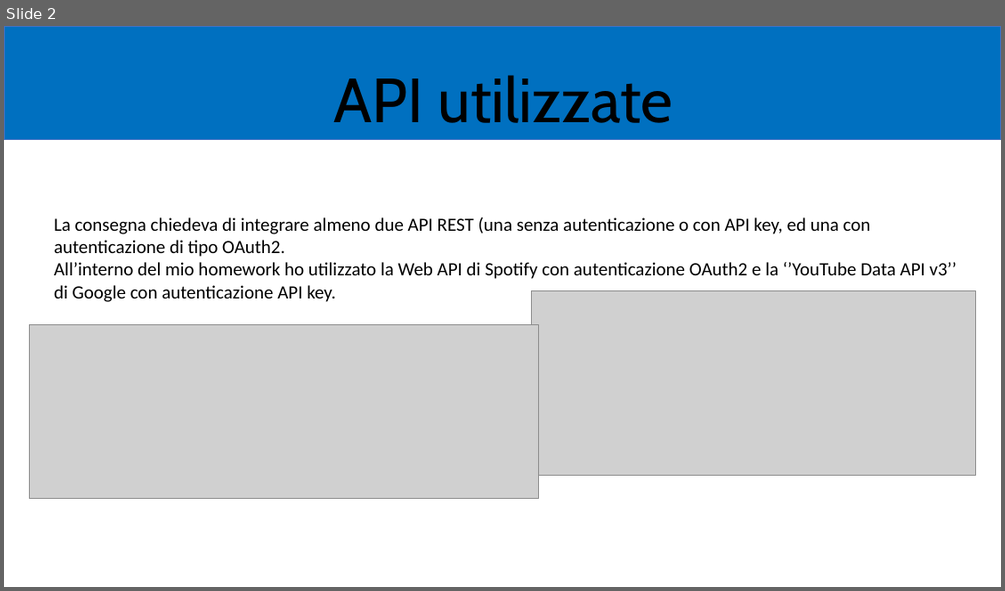
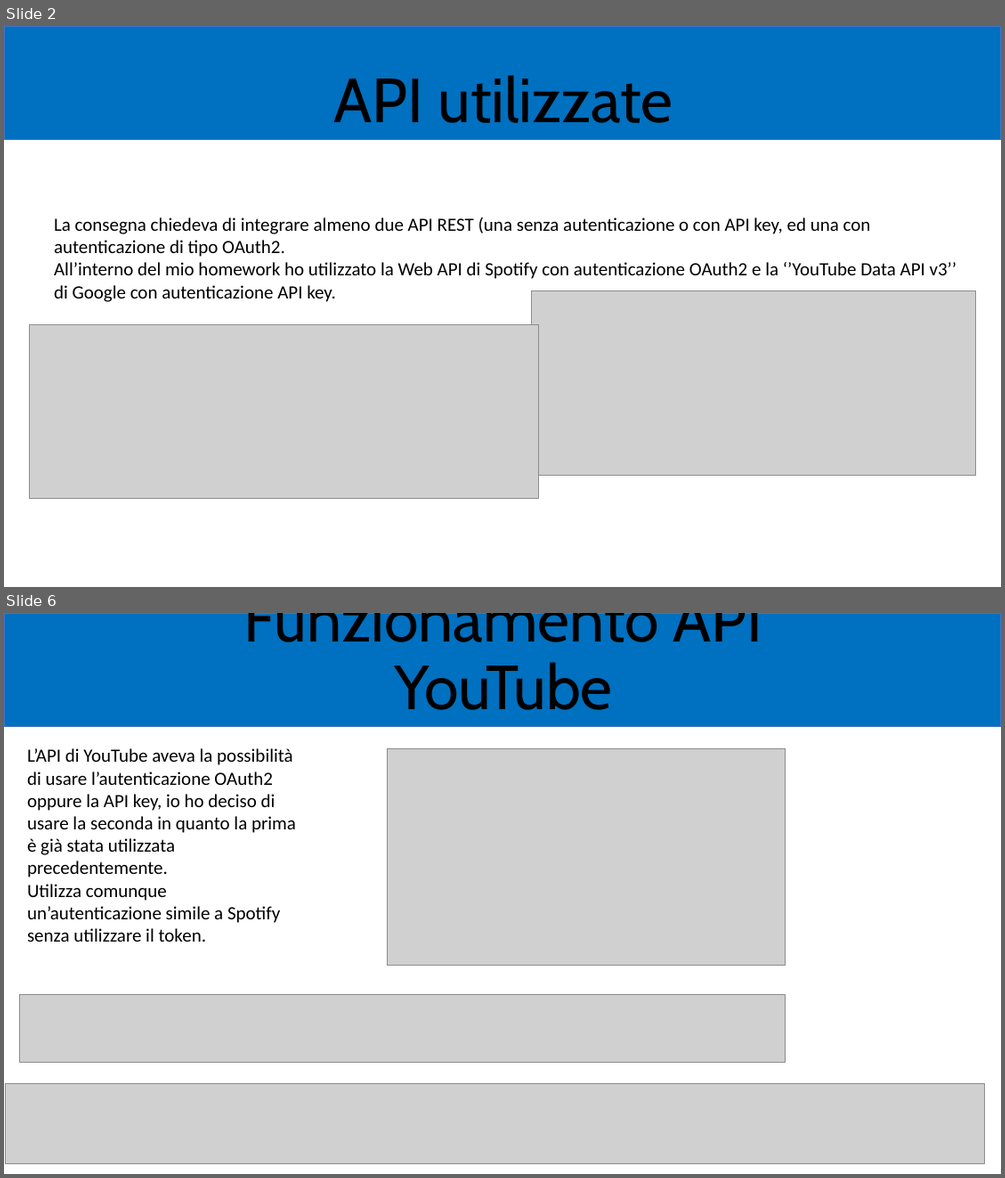
Before and after one commit to zChronoX/mhw3, a slide deck: mhw3.pptx. Shown one above the other, each under a label of ours: slide 2 before the commit, slides 2 and 6 after it; the slides between them are not shown. The pictures are 1005x591 and 1005x1178 pixels, drawn with LibreOffice and Linux fonts; fonts in the diff are those of the drawing; grey boxes stand for pictures. Boxes give left, top, right and bottom in pixels: in the first picture for what was removed or moved away, otherwise in the second. Text is boxed around its words. In the diff, an @@ line names an element or a change of style, - is before the commit and + after.

```diff
--- a/mhw3.pptx
+++ b/mhw3.pptx
@@ slide 6 added at [4,613,1001,1174], background #FFFFFF @@
@@ rectangle added at [4,613,1001,727], fill #0070C0, outline #4472C4 1 pt @@
@@ title added at [244,613,763,710], 60 pt, text #000000 @@
+Funzionamento API YouTube
@@ text added at [27,748,296,941], 18 pt, text #000000 @@
+L’API di YouTube aveva la possibilità di usare l’autenticazione OAuth2 oppure la API key, io ho deciso di usare la seconda in quanto la prima è già stata utilizzata precedentemente.
+Utilizza comunque un’autenticazione simile a Spotify senza utilizzare il token.
@@ picture added at [388,748,785,965] @@
@@ picture added at [20,994,785,1062] @@
@@ picture added at [5,1083,984,1164] @@
```
Also in this commit, not shown: 6 other slides added, 8 slides removed.
